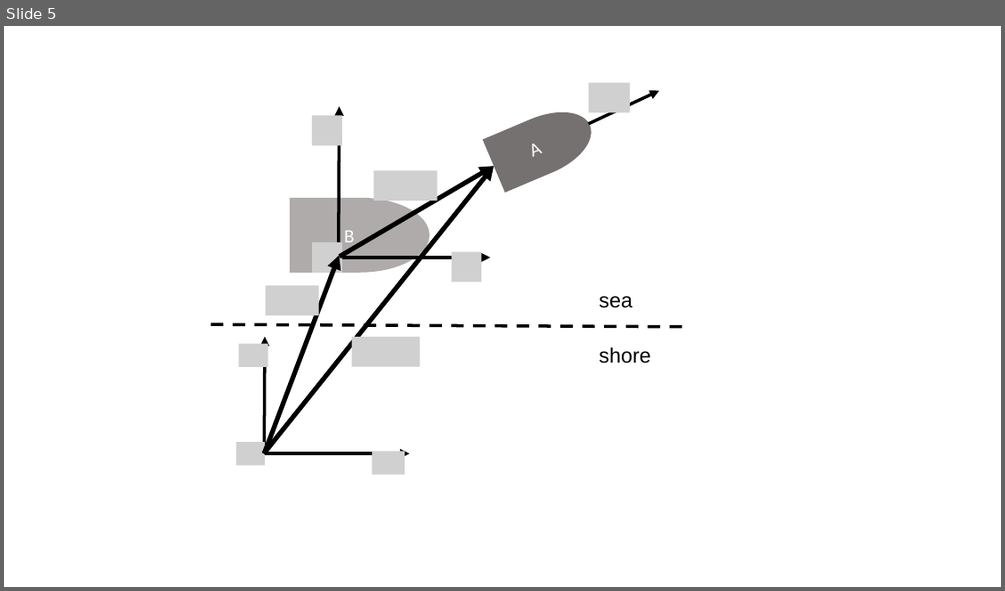
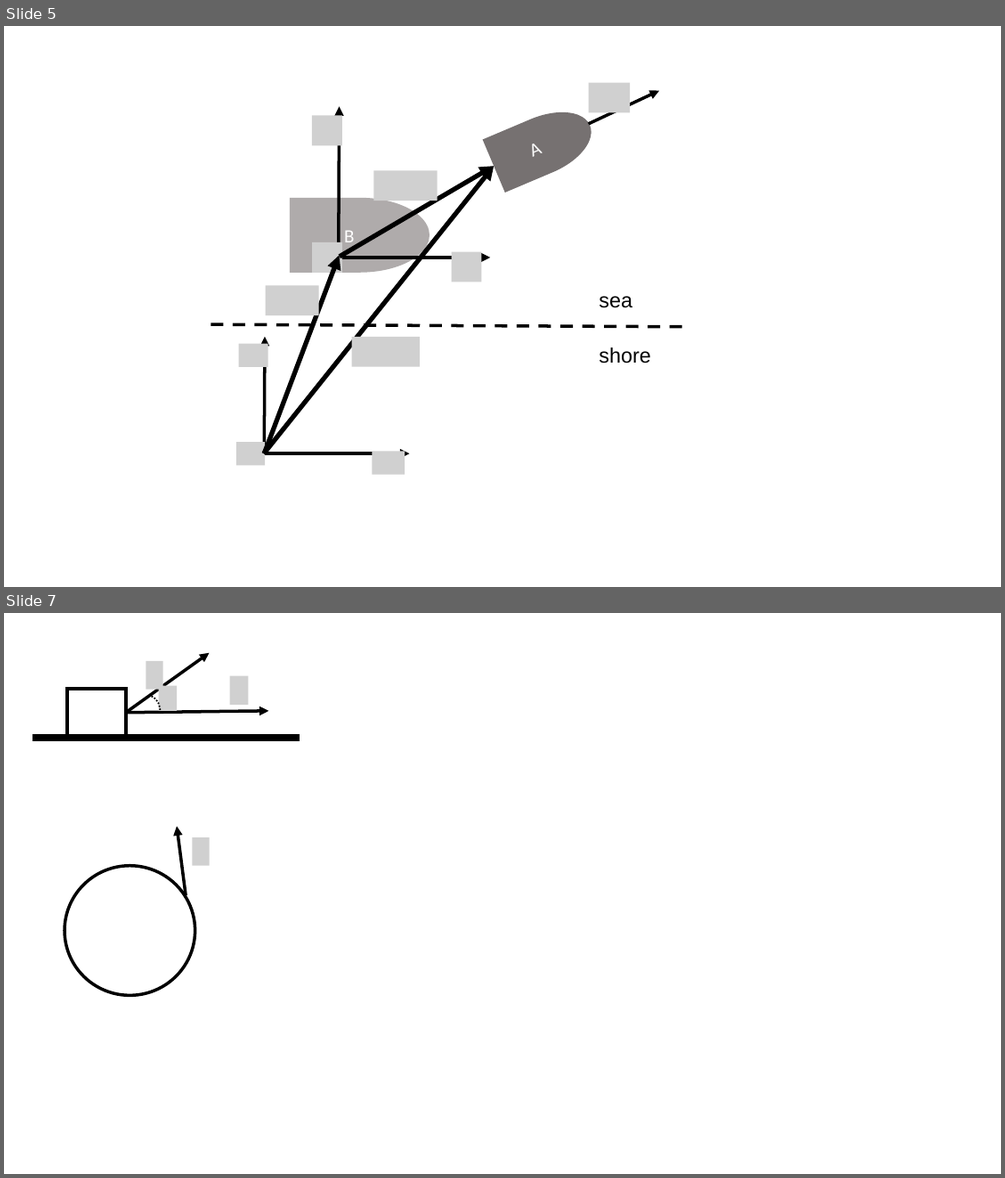
Before and after one commit to OSTP/PhysicsArtofModelling, a slide deck: tex/figures/Figures.pptx. Shown one above the other, each under a label of ours: slide 5 before the commit, slides 5 and 7 after it; the slides between them are not shown. The pictures are 1005x591 and 1005x1178 pixels, drawn with LibreOffice and Linux fonts; fonts in the diff are those of the drawing; grey boxes stand for pictures. Boxes give left, top, right and bottom in pixels: in the first picture for what was removed or moved away, otherwise in the second. Text is boxed around its words. In the diff, an @@ line names an element or a change of style, - is before the commit and + after.

```diff
--- a/tex/figures/Figures.pptx
+++ b/tex/figures/Figures.pptx
@@ slide 7 added at box(4, 613, 1001, 1174), background #FFFFFF @@
@@ group added at box(34, 653, 299, 739): 3 pictures, 2 rectangles, 2 arrows, 1 arc (boxed as its full ellipse) @@
@@ arrow added from (186, 895) to (177, 826), #000000 3 pt @@
@@ picture added at box(193, 837, 210, 866) @@
@@ ellipse added at box(65, 866, 195, 995), outline #000000 3 pt @@
```
Also in this commit, not shown: 2 slides changed, 1 slide removed, 3 other files.
